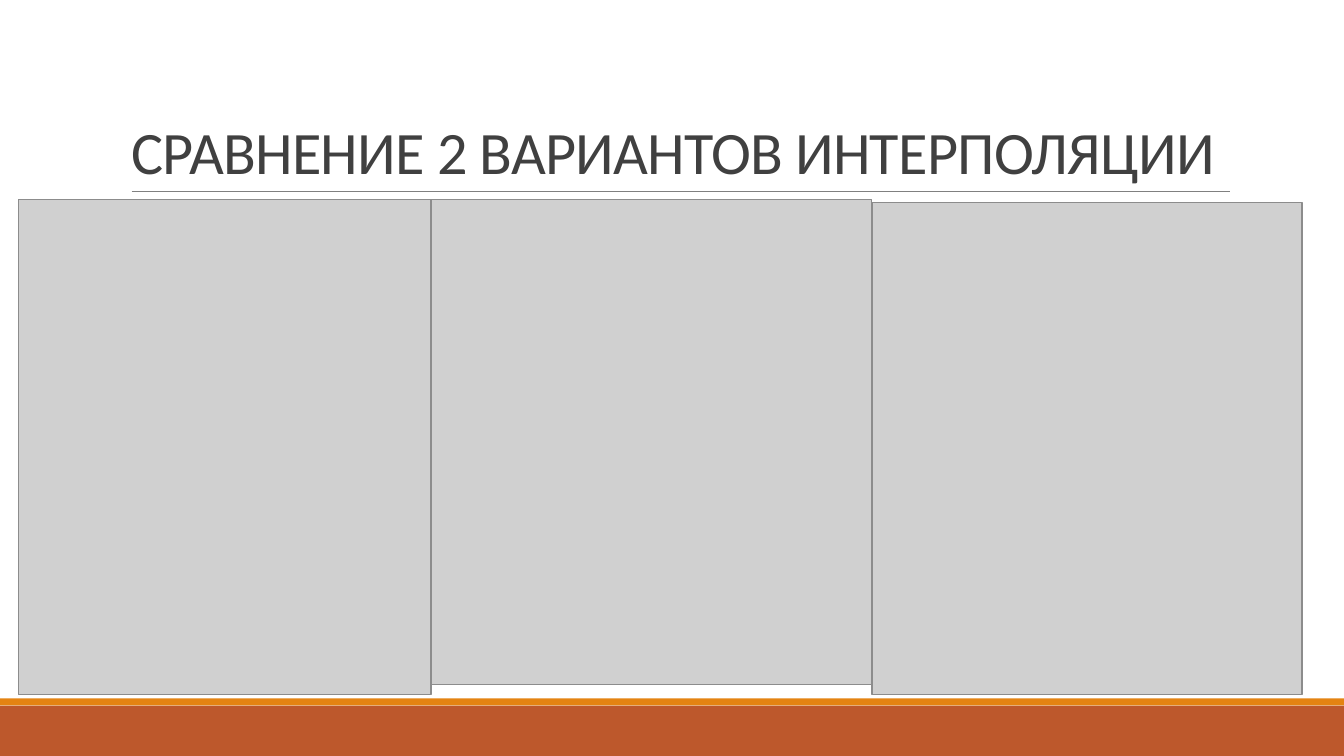
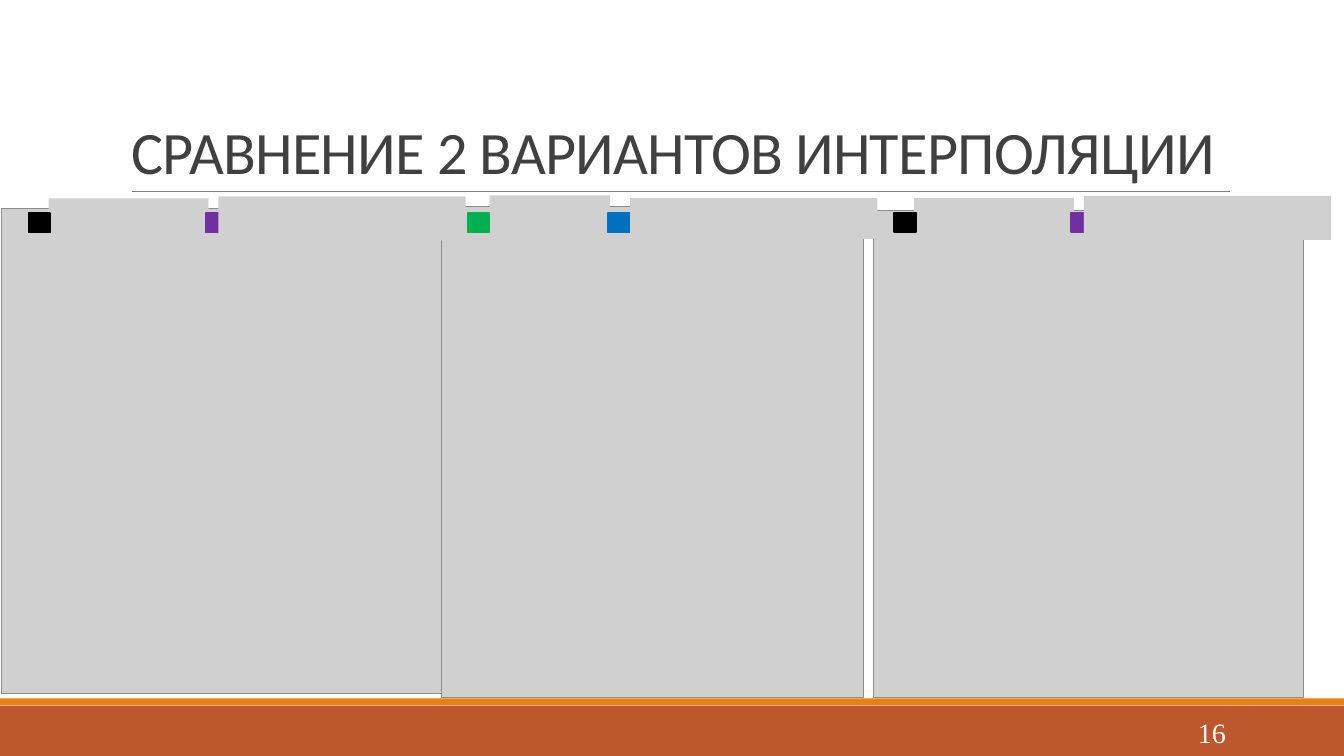
Before and after one commit to sashastahiev/FunctionSplineE, a slide deck: slide 16 of Presentation1.pptx. Drawn at 1344x756 pixels with LibreOffice and Linux fonts; fonts in the diff are those of the drawing; grey boxes stand for pictures. Boxes give left, top, right and bottom in pixels: in the first picture for what was removed or moved away, otherwise in the second. Text is boxed around its words. In the diff, an @@ line names an element or a change of style, - is before the commit and + after.

```diff
--- a/Presentation1.pptx
+++ b/Presentation1.pptx
@@ picture moved from (x1=432, y1=200, x2=872, y2=685) to (x1=1, y1=209, x2=442, y2=694) @@
@@ picture added at (x1=48, y1=199, x2=208, y2=243) @@
@@ picture added at (x1=219, y1=197, x2=466, y2=241) @@
@@ picture resized from (x1=18, y1=200, x2=432, y2=695) to (x1=442, y1=207, x2=863, y2=699) @@
@@ picture added at (x1=490, y1=196, x2=611, y2=240) @@
@@ picture added at (x1=630, y1=199, x2=877, y2=239) @@
@@ picture added at (x1=914, y1=198, x2=1074, y2=242) @@
@@ picture added at (x1=1084, y1=196, x2=1331, y2=240) @@
@@ rectangle added at (x1=28, y1=213, x2=50, y2=233), fill #000000, outline #000000 1.25 pt @@
@@ rectangle added at (x1=206, y1=213, x2=228, y2=233), fill #7030A0, outline #7030A0 1.25 pt @@
@@ rectangle added at (x1=468, y1=213, x2=490, y2=233), fill #00B050, outline #00B050 1.25 pt @@
@@ rectangle added at (x1=608, y1=213, x2=630, y2=233), fill #0070C0, outline #0070C0 1.25 pt @@
@@ picture resized from (x1=872, y1=203, x2=1303, y2=695) to (x1=873, y1=211, x2=1304, y2=698) @@
@@ rectangle added at (x1=894, y1=213, x2=917, y2=233), fill #000000, outline #000000 1.25 pt @@
@@ rectangle added at (x1=1072, y1=213, x2=1094, y2=233), fill #7030A0, outline #7030A0 1.25 pt @@
@@ page number added at (x1=1198, y1=724, x2=1226, y2=744), 20 pt, text #FFFFFF @@
+16
```
Also in this commit, not shown: 14 other slides changed, 11 other files.
